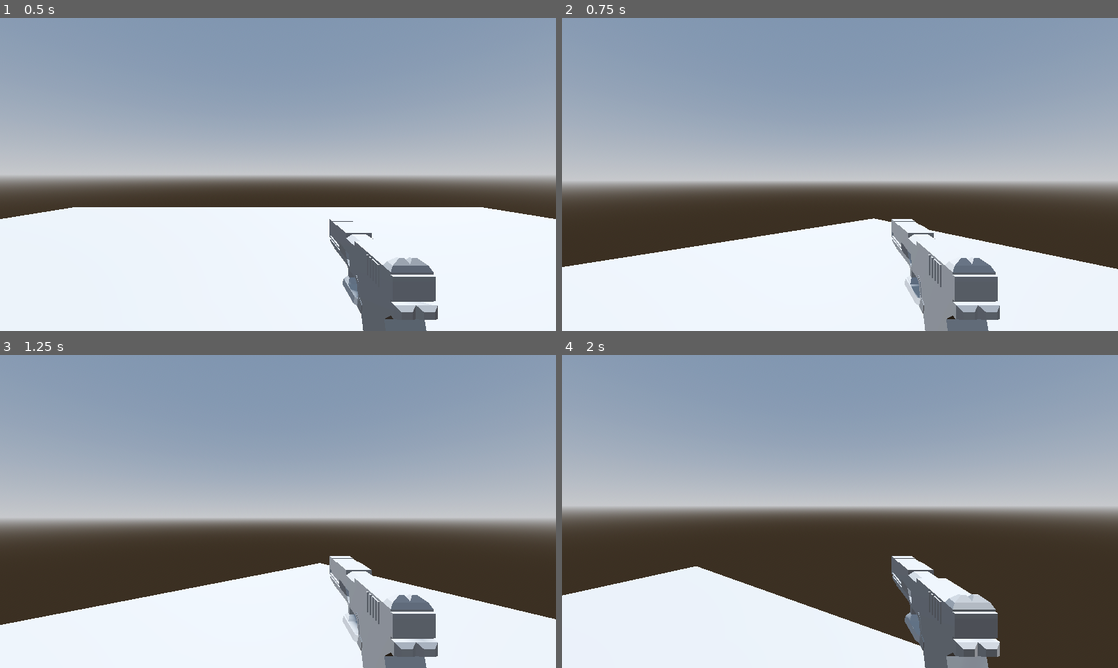
Above: before the commit, frames 1-4 (two rows, left to right).
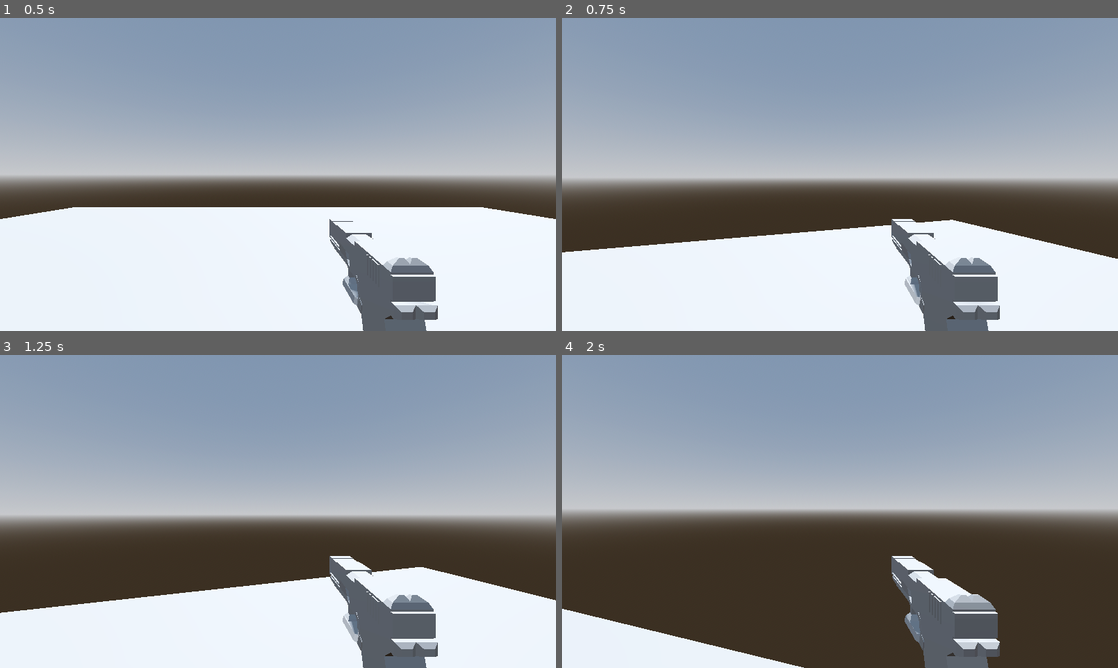
Above: after the commit, the same moments.

Repository: PureAsbestos/ie-aim
Game: Godot game, scene res://scenes/levels/level2.tscn
The game is run twice, just before and just after one commit, with the same random seed, the same clock (stepped at 60 frames per second) and the same inputs. This scene is started directly instead of the project's main scene.
Inputs (mouse positions are in pixels of both pictures, inside the frame that each line leads up to):
- Up to frame 1 (0.5 s): no input
- Up to frame 2 (0.75 s): tap Enter (ui_accept) at 0.5 s; move the mouse to (867, 174) at 0.52 s; hold W (Forward) from 0.53 s (still down); hold Ctrl from 0.53 s (still down); click (867, 174) at 0.67 s
- Up to frame 3 (1.25 s): keep holding W (Forward); keep holding Ctrl; tap Enter (ui_accept) at 0.77 s
- Up to frame 4 (2 s): keep holding W (Forward); move the mouse to (812, 511) at 1.27 s; release Ctrl at 1.28 s; tap Space at 1.35 s; click (812, 511) at 1.42 s; tap Enter (ui_accept) at 1.52 s

Frame 1 is identical in both runs. In frame 2, 6.8% of the frame differs, in the area x 0-100%, y 51-100%; in frame 3, 7.6%; in frame 4, 14%, in the area x 0-100%, y 48-100%.

Commit message:
mouse sens added

Diff:
--- a/scenes/Character.tscn
+++ b/scenes/Character.tscn
@@ -1,7 +1,8 @@
-[gd_scene load_steps=5 format=3 uid="uid://cy73ttcdq5esr"]
+[gd_scene load_steps=6 format=3 uid="uid://cy73ttcdq5esr"]
 
 [ext_resource type="Script" path="res://scripts/Character.gd" id="1_sfax3"]
 [ext_resource type="PackedScene" uid="uid://dbmx0qunnoo20" path="res://scenes/gun.tscn" id="2_1eauq"]
+[ext_resource type="Script" path="res://scripts/autoload/global_settings.gd" id="3_pqoy3"]
 
 [sub_resource type="CapsuleMesh" id="CapsuleMesh_itt10"]
 
@@ -25,3 +26,4 @@
 
 [node name="Gun" parent="Neck/Camera3D" instance=ExtResource("2_1eauq")]
 transform = Transform3D(-4.37114e-08, 0, 1, 0, 1, 0, -1, 0, -4.37114e-08, 0.451276, -0.628171, -1.05193)
+script = ExtResource("3_pqoy3")
--- /dev/null
+++ b/scenes/menus/sensSlider.gd
@@ -0,0 +1,10 @@
+extends HSlider
+
+# Called when the node enters the scene tree for the first time.
+func _ready():
+	value_changed.connect(_on_value_changed)
+	value = GlobalSettings.sensVal
+
+@warning_ignore("shadowed_variable_base_class")
+func _on_value_changed(value: float):
+	GlobalSettings.sensVal = value
--- a/scenes/menus/settings.tscn
+++ b/scenes/menus/settings.tscn
@@ -1,6 +1,7 @@
-[gd_scene load_steps=3 format=3 uid="uid://cwfm6a0rfv30"]
+[gd_scene load_steps=4 format=3 uid="uid://cwfm6a0rfv30"]
 
 [ext_resource type="Script" path="res://scripts/settings.gd" id="1_53ome"]
+[ext_resource type="Script" path="res://scenes/menus/sensSlider.gd" id="2_q857c"]
 [ext_resource type="PackedScene" uid="uid://clwh0f7b4vgwe" path="res://scenes/menus/volumeSlider.tscn" id="2_vox6b"]
 
 [node name="settings" type="Control"]
@@ -60,6 +61,7 @@
 expand_icon = true
 
 [node name="master" type="Label" parent="."]
+layout_mode = 0
 offset_left = 259.0
 offset_top = 559.0
 offset_right = 476.0
@@ -67,7 +69,15 @@
 theme_override_font_sizes/font_size = 25
 text = "Mouse Sensitivity:"
 horizontal_alignment = 1
-metadata/_edit_group_ = true
+
+[node name="master2" type="Label" parent="master"]
+layout_mode = 0
+offset_left = 219.0
+offset_right = 436.0
+offset_bottom = 38.0
+theme_override_font_sizes/font_size = 25
+text = "value"
+horizontal_alignment = 2
 
 [node name="HSlider" type="HSlider" parent="."]
 layout_mode = 2
@@ -75,8 +85,11 @@
 offset_top = 601.0
 offset_right = 880.0
 offset_bottom = 617.0
-max_value = 1.0
+min_value = 0.1
+max_value = 2.0
 step = 0.001
+value = 0.1
+script = ExtResource("2_q857c")
 metadata/_edit_group_ = true
 
 [node name="Audio" type="VBoxContainer" parent="."]
--- a/scripts/Character.gd
+++ b/scripts/Character.gd
@@ -12,19 +12,17 @@
 
 func _ready():
 	Input.mouse_mode = Input.MOUSE_MODE_CAPTURED
-	Input
-	print("mouse captured")
 
 func _input(event: InputEvent) -> void:
-	print("mouse input 1")
+
 	if event is InputEventMouseButton:
 		Input.set_mouse_mode(Input.MOUSE_MODE_CAPTURED)
 	elif event.is_action_pressed("ui_cancel"):
 		Input.set_mouse_mode(Input.MOUSE_MODE_VISIBLE)
 	if Input.get_mouse_mode() == Input.MOUSE_MODE_CAPTURED:
 		if event is InputEventMouseMotion:
-			neck.rotate_y(-event.relative.x * 0.01)
-			camera.rotate_x(-event.relative.y * 0.01)
+			neck.rotate_y(-event.relative.x * GlobalSettings.sensVal * 0.005)
+			camera.rotate_x(-event.relative.y * GlobalSettings.sensVal * 0.005)
 		camera.rotation.x = clamp(camera.rotation.x, -PI/2, PI/2)
 func _physics_process(delta):
 	# Add the gravity.
--- a/scripts/autoload/global_settings.gd
+++ b/scripts/autoload/global_settings.gd
@@ -2,6 +2,7 @@
 
 var fullscreen = false
 var vSync = false
+var sensVal = 1
 # Called when the node enters the scene tree for the first time.
 func _ready():
 	pass # Replace with function body.
